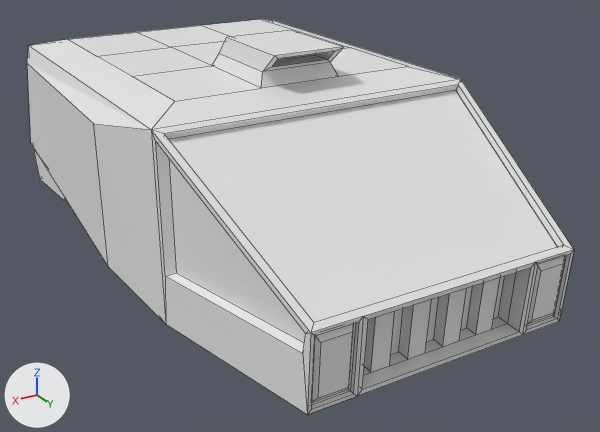
The Blender file Assets/_Render/Models/Blend/Vehicle.blend as it was, and as the next commit left it.
Before and after are seen from a camera (50 mm lens) standing at (4.34, 8.24, 4.89) and looking at (-0.22, 0.64, 1.09). Arrows for +X, +Y and +Z are at lower left; the lights stay in place. Mesh edges are drawn as thin lines.
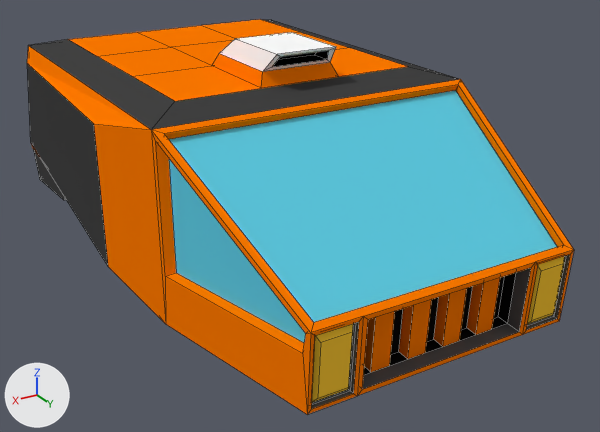
Pixel boxes (x1, y1, x2, y2) of what changed, in the pictures (600 x 432 px; the box of a moved part takes in the faces that stretch with it):
```json
{"object": "Cube", "change": "recoloured, reshaped, surface changed", "before": [27, 19, 574, 414], "after": [27, 19, 574, 414]}
{"part": 1, "of": "me_cube", "change": "moved or reshaped", "before": [219, 30, 343, 72], "after": [219, 32, 336, 72]}
{"part": 2, "of": "me_cube", "change": "surface changed", "before": [27, 19, 574, 414], "after": [27, 19, 574, 414]}
```

Edits to the scene script, one JSON object a line:
```json
{"op": "add", "block": "img_vehiclepalette_png", "code": ["img_vehiclepalette_png = load_image('vehiclePalette.png', '../../Textures/vehiclePalette.png', 8, 8, 'sRGB')"]}
{"op": "add", "block": "mat_material", "code": ["mat_material = principled_material('Material')", "mat_material.texture = img_vehiclepalette_png", "mat_material.roughness = 1.0", "mat_material.specular_ior_level = 0.0"]}
{"block": "me_cube", "where": "me_cube.from_pydata(...)  # 220 vertices, 200 faces; spans x -2.0..2.0, y 0.66..3.13, z -3.56..3.35"}
{"block": "me_cube", "where": "# used by ob_cube; location = (0.0, 0.0, 0.0); rotation_euler = (1.571, 0.0, 0.0), in degrees (90, 0, 0)"}
{"block": "me_cube", "change": "me_cube part 1"}
{"op": "set", "path": "me_cube.vertices[152].co", "old": "(-0.33, 3.08, -1.14)", "new": "(-0.28, 3.08, -1.1)", "note": "pixel (334, 51) -> pixel (328, 50)"}
{"op": "set", "path": "me_cube.vertices[153].co", "old": "(0.33, 3.08, -1.14)", "new": "(0.28, 3.08, -1.1)", "note": "pixel (278, 58) -> pixel (280, 56)"}
{"op": "set", "path": "me_cube.vertices[154].co", "old": "(-0.4, 3.13, -0.15)", "new": "(-0.35, 3.13, -0.24)", "note": "pixel (291, 30) -> pixel (291, 32)"}
{"op": "set", "path": "me_cube.vertices[155].co", "old": "(0.4, 3.13, -0.15)", "new": "(0.35, 3.13, -0.24)", "note": "pixel (226, 37) -> pixel (235, 38)"}
{"op": "set", "path": "me_cube.vertices[158].co", "old": "(-0.4, 3.13, -1.2)", "new": "(-0.35, 3.13, -1.15)", "note": "pixel (344, 46) -> pixel (336, 46)"}
{"op": "set", "path": "me_cube.vertices[159].co", "old": "(0.4, 3.13, -1.2)", "new": "(0.35, 3.13, -1.15)", "note": "pixel (274, 55) -> pixel (277, 54)"}
{"block": "me_cube", "change": "me_cube part 2: texture (UV) coordinates of 200 of 200 faces, centred in x -1.94..1.94, y 0.71..3.13, z -3.55..3.34, changed; they spanned u 0.12..0.88, v 0.0..1.0 and now span u 0.04..0.69, v 0.79..0.96"}
{"op": "add", "block": "me_cube", "code": "me_cube.materials.append(mat_material)  # picture img_vehiclepalette_png"}
```
